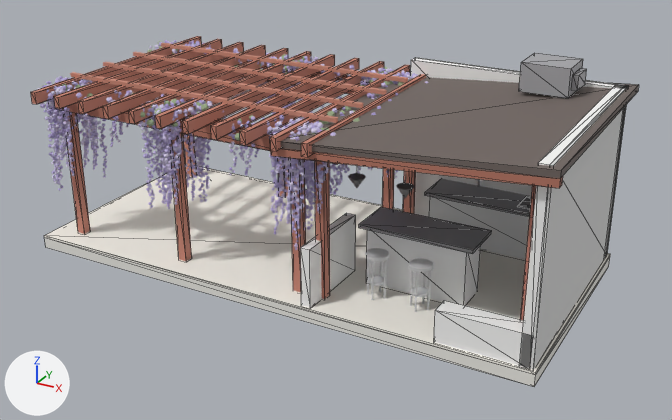
The glTF model assets/model/espaco-gourmet-pergolado.glb: old version first, new version second.
Rendered twice from a camera (50 mm lens) standing at (11.94, -10.99, 7.25) and looking at (4.92, 1.78, 0.86). Every picture has the same lights, and +X, +Y and +Z are marked at lower left. The older version comes first. Mesh edges are drawn as thin lines on the coarser meshes. Vertices at exactly the same position are counted once.

Names of what the first picture shows: 'armarios', 'caibros', 'chamine', 'cobertura', 'glicinia_0', 'glicinia_3', 'laje', 'paredes', 'paredes_ext', 'pilares', 'piso', 'ripas', 'tampos', 'viga_cobertura' and 7 more.
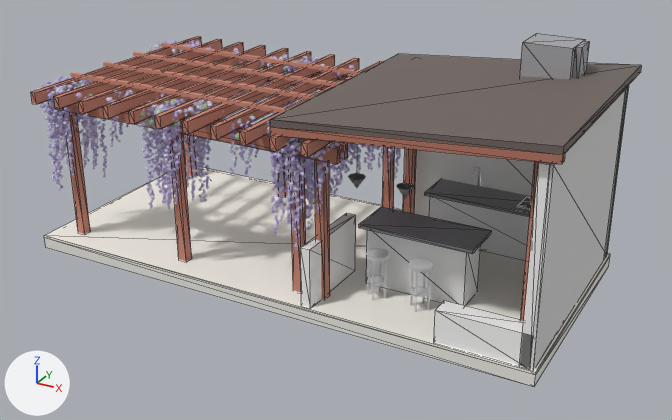
Commit message: fix: cobertura sem conflito com o pergolado e leitor de PDF próprio

The edits, one by one:
me_cobertura is used by ob_cobertura; location (0.0, 0.0, 0.0).
me_cobertura had 8 vertices, 12 faces and spanned x 4.9..9.18, y -0.18..4.18, z 2.61..3.05.
me_cobertura now has 8 vertices, 12 faces and spans x 4.9..9.18, y -0.18..4.18, z 2.93..3.37.
me_cobertura part 1: the whole mesh is moved by (0.0, 0.0, 0.32).
me_viga_cobertura is used by ob_viga_cobertura; location (0.0, 0.0, 0.0).
me_viga_cobertura had 8 vertices, 12 faces and spanned x 4.9..9.18, y -0.18..-0.06, z 2.48..2.94.
me_viga_cobertura now has 8 vertices, 12 faces and spans x 4.9..9.18, y -0.18..-0.06, z 2.8..3.26.
me_viga_cobertura part 2: the whole mesh is moved by (0.0, 0.0, 0.32).
me_chamine is used by ob_chamine; location (0.0, 0.0, 0.0).
Before the commit, vertices of me_chamine: 1 (7.55, 3.05, 3.47) at pixel (521, 62), 3 (7.55, 3.75, 3.47) at pixel (534, 52), 5 (8.35, 3.05, 3.47) at pixel (571, 68), 7 (8.35, 3.75, 3.47) at pixel (583, 58), 9 (8.35, 3.18, 3.35) at pixel (572, 74).
Before the commit, vertices of me_chamine: 11 (8.35, 3.62, 3.35) at pixel (580, 68), 13 (8.45, 3.18, 3.35) at pixel (579, 75), 15 (8.45, 3.62, 3.35) at pixel (586, 68).
me_chamine had 16 vertices, 24 faces and spanned x 7.55..8.45, y 3.05..3.75, z 3.0..3.47.
me_chamine now has 16 vertices, 24 faces and spans x 7.55..8.45, y 3.05..3.75, z 3.0..3.79.
Part 3, on me_chamine:
Vertices 1, 3, 5, 7 of me_chamine move by (0.0, 0.0, 0.32).
Vertices 9, 11, 13, 15 of me_chamine move by (0.0, 0.0, 0.44).

Changed parts and their boxes [x1, y1, x2, y2] in the pictures (672 x 420 px):
'cobertura', moved
    before: [280, 71, 639, 179]
    after: [270, 54, 641, 155]
'viga_cobertura', moved
    before: [270, 149, 563, 188]
    after: [270, 127, 565, 164]
'chamine', reshaped
    before: [519, 53, 587, 98]
    after: [520, 34, 590, 79]
